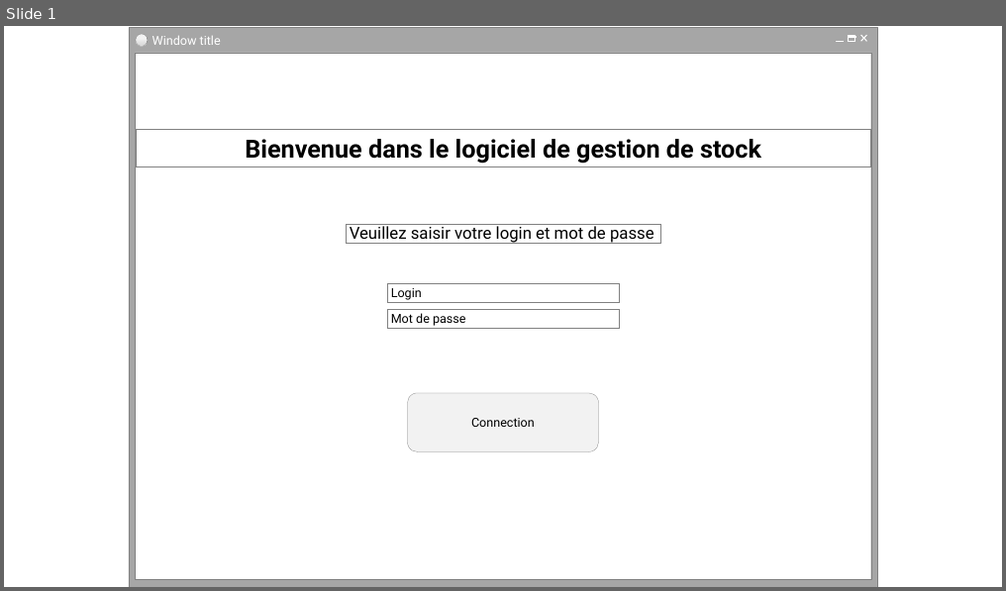
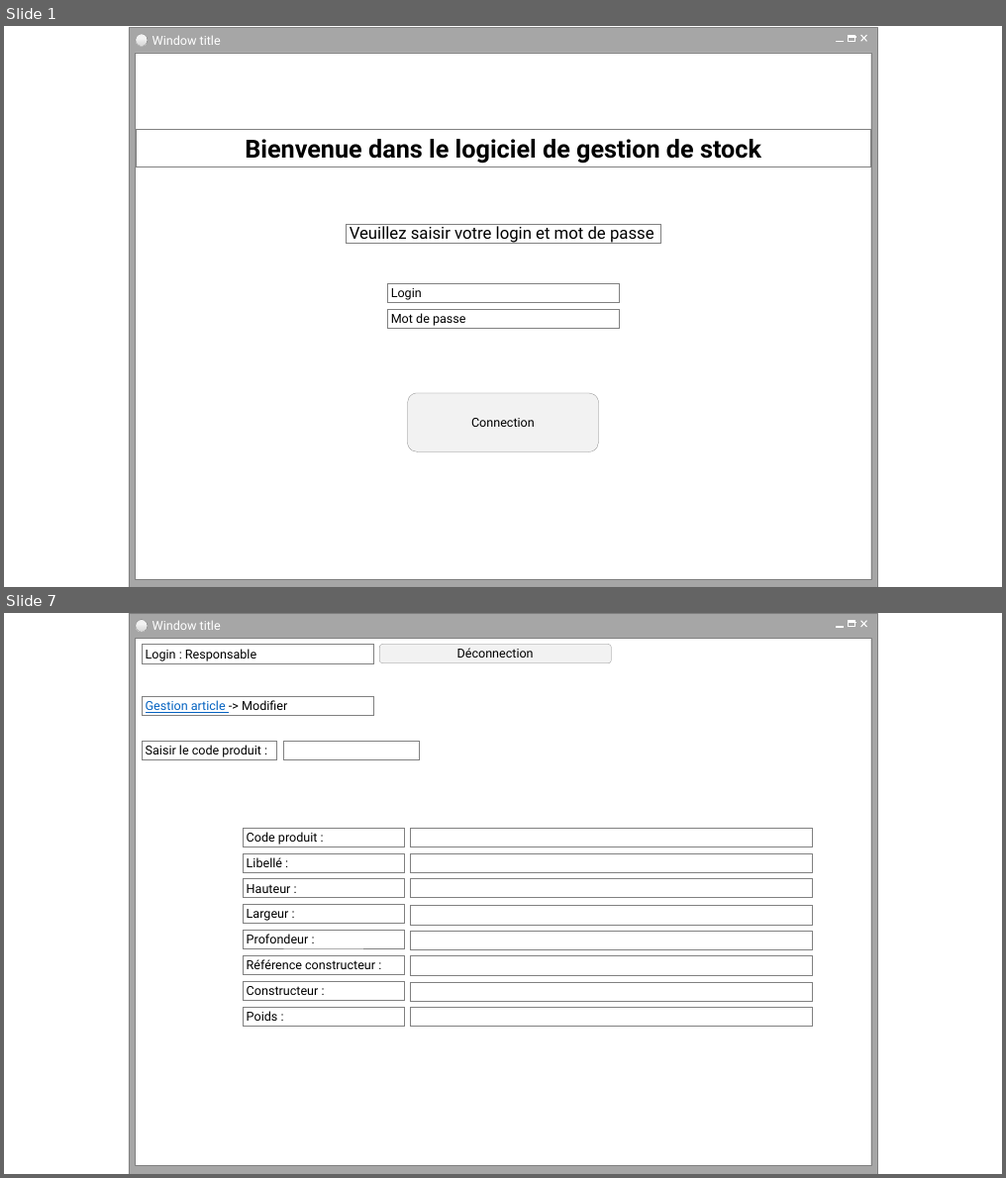
Before and after one commit to cedricbannelier/Projet2, a slide deck: Documents/Maquette.pptx. Shown one above the other, each under a label of ours: slide 1 before the commit, slides 1 and 7 after it; the slides between them are not shown. The pictures are 1006x591 and 1006x1178 pixels, drawn with LibreOffice and Linux fonts; fonts in the diff are those of the drawing. Boxes give left, top, right and bottom in pixels: in the first picture for what was removed or moved away, otherwise in the second. Text is boxed around its words. In the diff, an @@ line names an element or a change of style, - is before the commit and + after.

Commit message:
Ajout gestion emplacement dans les diagrammes

```diff
--- a/Documents/Maquette.pptx
+++ b/Documents/Maquette.pptx
@@ slide 7 added at [4,613,1002,1174], background #FFFFFF @@
@@ group added at [129,613,877,1174]: 5 rectangles, 2 lines, 1 text, 1 ellipse @@
+Window title
@@ rectangle added at [142,645,374,663], fill #FFFFFF, outline #808080 0.25 pt, 12 pt, text #000000 @@
+Login : Responsable
@@ rounded rectangle added at [380,645,612,663], fill #F2F2F2, outline #808080 0.25 pt, 12 pt, text #000000 @@
+Déconnection
@@ rectangle added at [142,697,374,716], fill #FFFFFF, outline #808080 0.25 pt, 12 pt, text #0563C1, underline @@
+Gestion article -> Modifier
@@ rectangle added at [142,741,277,760], fill #FFFFFF, outline #808080 0.25 pt, 12 pt, text #000000 @@
+Saisir le code produit :
@@ rectangle added at [283,741,419,760], fill #FFFFFF, outline #808080 0.25 pt @@
@@ rectangle added at [243,828,405,847], fill #FFFFFF, outline #808080 0.25 pt, 12 pt, text #000000 @@
+Code produit :
@@ rectangle added at [410,829,812,848], fill #FFFFFF, outline #808080 0.25 pt @@
@@ rectangle added at [243,854,405,872], fill #FFFFFF, outline #808080 0.25 pt, 12 pt, text #000000 @@
+Libellé :
@@ rectangle added at [243,878,405,897], fill #FFFFFF, outline #808080 0.25 pt, 12 pt, text #000000 @@
+Hauteur :
@@ rectangle added at [410,854,812,872], fill #FFFFFF, outline #808080 0.25 pt @@
@@ rectangle added at [410,878,812,897], fill #FFFFFF, outline #808080 0.25 pt @@
@@ rectangle added at [243,904,405,923], fill #FFFFFF, outline #808080 0.25 pt, 12 pt, text #000000 @@
+Largeur :
@@ rectangle added at [410,906,812,925], fill #FFFFFF, outline #808080 0.25 pt @@
@@ rectangle added at [243,930,405,949], fill #FFFFFF, outline #808080 0.25 pt, 12 pt, text #000000 @@
+Profondeur :
@@ rectangle added at [410,931,812,950], fill #FFFFFF, outline #808080 0.25 pt @@
@@ rectangle added at [243,956,405,973], fill #FFFFFF, outline #808080 0.25 pt, 12 pt, text #000000 @@
+Référence constructeur :
@@ rectangle added at [410,956,812,974], fill #FFFFFF, outline #808080 0.25 pt @@
@@ rectangle added at [243,981,405,1000], fill #FFFFFF, outline #808080 0.25 pt, 12 pt, text #000000 @@
+Constructeur :
@@ rectangle added at [410,983,812,1001], fill #FFFFFF, outline #808080 0.25 pt @@
@@ rectangle added at [243,1007,405,1026], fill #FFFFFF, outline #808080 0.25 pt, 12 pt, text #000000 @@
+Poids :
@@ rectangle added at [410,1007,812,1026], fill #FFFFFF, outline #808080 0.25 pt @@
```
Also in this commit, not shown: 3 slides changed, 2 other slides added, 1 slide removed, 4 other files.
